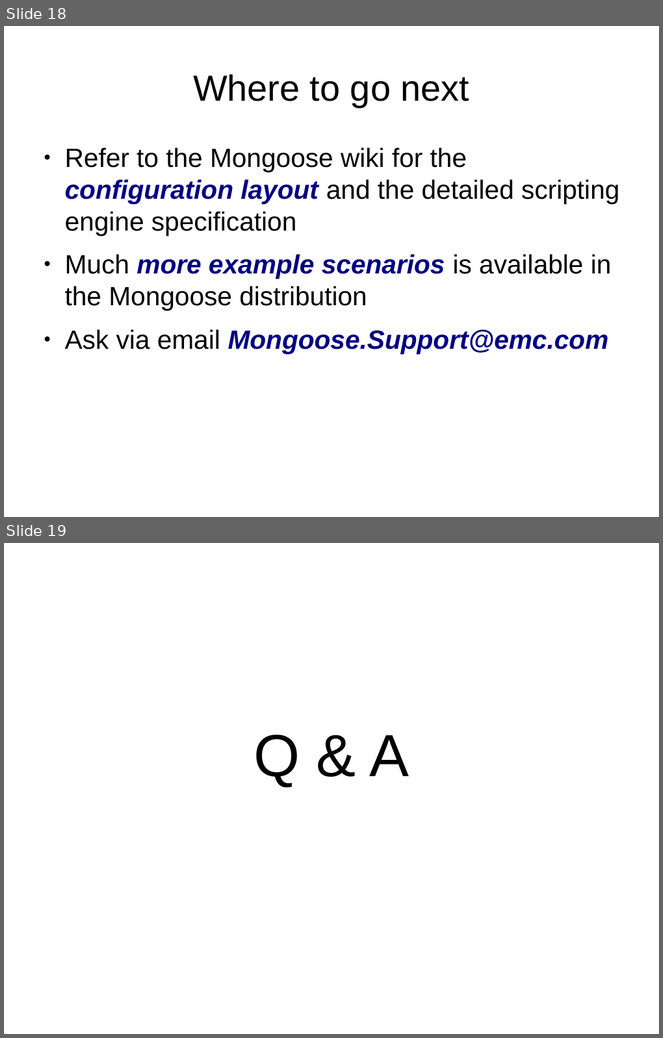
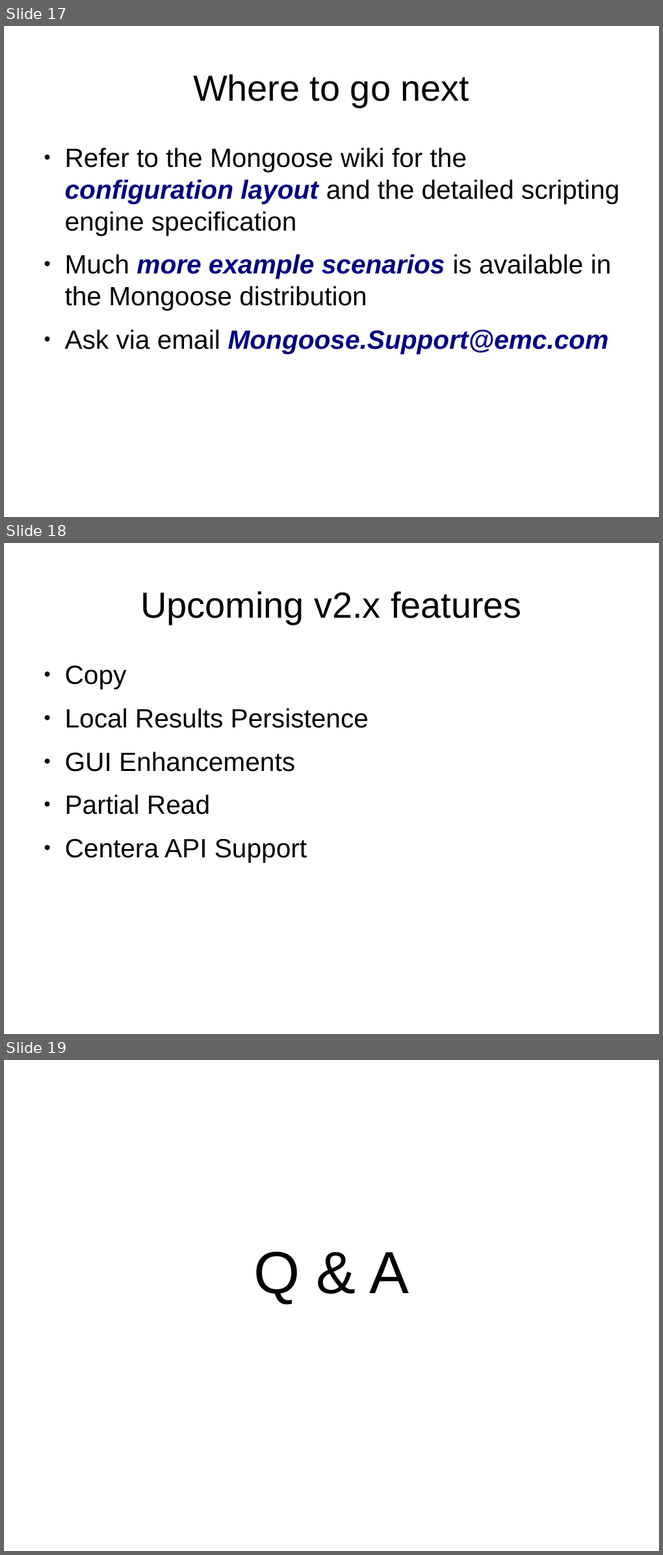
Before and after one commit to emc-mongoose/mongoose, a slide deck: doc/mongoosev2.odp. Shown one above the other, each under a label of ours: slides 18 and 19 before the commit, slides 17, 18 and 19 after it. The pictures are 663x1038 and 663x1555 pixels, drawn with LibreOffice and Linux fonts; fonts in the diff are those of the drawing. Boxes give left, top, right and bottom in pixels: in the first picture for what was removed or moved away, otherwise in the second. Text is boxed around its words. In the diff, an @@ line names an element or a change of style, - is before the commit and + after.

```diff
--- a/doc/mongoosev2.odp
+++ b/doc/mongoosev2.odp
@@ slide 18 added at box(4, 543, 659, 1034), background #FFFFFF @@
@@ title added at box(140, 591, 522, 624), 44 pt, text #000000 @@
+Upcoming v2.x features
@@ text added at box(65, 665, 369, 863), 32 pt, text #000000 @@
+● Copy
+● Local Results Persistence
+● GUI Enhancements
+● Partial Read
+● Centera API Support
@@ what was slide 18 is now slide 17 @@
```
Also in this commit, not shown: 6 slides changed, 1 slide removed, 54 other files.
